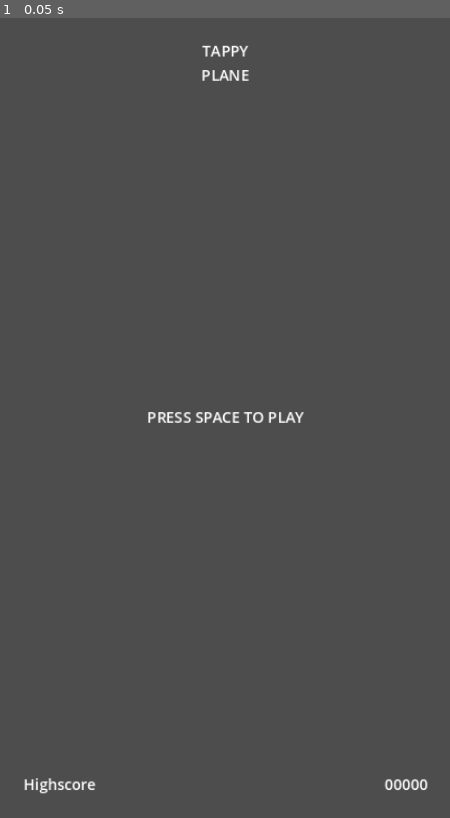
Above: before the commit, frame 1.
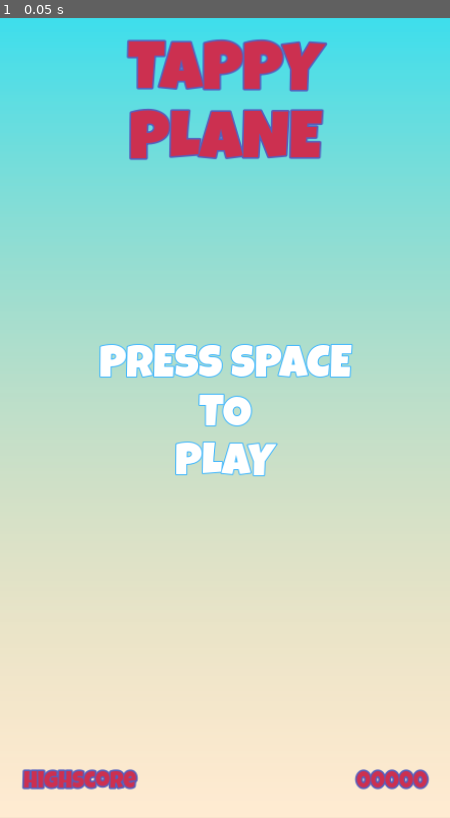
Above: after the commit, the same moment.

Repository: DMAlexander/Tappybird
Game: Godot game, scene res://scenes/main/main.tscn
Two runs of this game, one before a commit and one after it. Both use one fixed random seed, a clock stepped at 60 frames per second and the inputs below. This scene is started directly instead of the project's main scene.
Inputs:
- Up to frame 1 (0.05 s): no input

The runs differ from the first frame. In frame 1, 100% of the frame differs, in the area x 0-100%, y 0-100%.

Commit message:
Labels and Final look main scene

Diff:
--- /dev/null
+++ b/assets/LG_red_24.tres
@@ -0,0 +1,13 @@
+[gd_resource type="LabelSettings" load_steps=2 format=3 uid="uid://c31f5w0ywctrw"]
+
+[ext_resource type="FontFile" uid="uid://vai4kebcgwgl" path="res://assets/fonts/LuckiestGuy-Regular.ttf" id="1_non2g"]
+
+[resource]
+line_spacing = 1.0
+font = ExtResource("1_non2g")
+font_size = 24
+font_color = Color(0.8, 0.188235, 0.313726, 1)
+outline_size = 7
+outline_color = Color(0.333333, 0.372549, 0.741176, 1)
+shadow_size = 7
+shadow_color = Color(0.358837, 0.263353, 0.634398, 0)
--- /dev/null
+++ b/assets/LG_red_72.tres
@@ -0,0 +1,13 @@
+[gd_resource type="LabelSettings" load_steps=2 format=3 uid="uid://c7hpc544m7ywu"]
+
+[ext_resource type="FontFile" uid="uid://vai4kebcgwgl" path="res://assets/fonts/LuckiestGuy-Regular.ttf" id="1_1i753"]
+
+[resource]
+line_spacing = 1.0
+font = ExtResource("1_1i753")
+font_size = 72
+font_color = Color(0.8, 0.188235, 0.313726, 1)
+outline_size = 7
+outline_color = Color(0.333333, 0.372549, 0.741176, 1)
+shadow_size = 7
+shadow_color = Color(0.358837, 0.263353, 0.634398, 0)
--- /dev/null
+++ b/assets/LG_white_48.tres
@@ -0,0 +1,11 @@
+[gd_resource type="LabelSettings" load_steps=2 format=3 uid="uid://ch0jg87hllrao"]
+
+[ext_resource type="FontFile" uid="uid://vai4kebcgwgl" path="res://assets/fonts/LuckiestGuy-Regular.ttf" id="1_bs24v"]
+
+[resource]
+font = ExtResource("1_bs24v")
+font_size = 48
+outline_size = 4
+outline_color = Color(0.203922, 0.698039, 1, 1)
+shadow_size = 10
+shadow_offset = Vector2(3, 3)
--- a/scenes/main/main.tscn
+++ b/scenes/main/main.tscn
@@ -1,12 +1,67 @@
-[gd_scene format=3 uid="uid://bodxevmm4wdci"]
+[gd_scene load_steps=9 format=3 uid="uid://bodxevmm4wdci"]
+
+[ext_resource type="Texture2D" uid="uid://c147lusxrbqdm" path="res://assets/background/sky.png" id="1_mnkbc"]
+[ext_resource type="LabelSettings" uid="uid://c7hpc544m7ywu" path="res://assets/LG_red_72.tres" id="2_8eq5q"]
+[ext_resource type="LabelSettings" uid="uid://c31f5w0ywctrw" path="res://assets/LG_red_24.tres" id="3_037wi"]
+[ext_resource type="LabelSettings" uid="uid://ch0jg87hllrao" path="res://assets/LG_white_48.tres" id="3_iwg3d"]
+[ext_resource type="AudioStream" uid="uid://c7208fy2xe7cm" path="res://assets/audio/bgm_menu.mp3" id="5_13j0s"]
+
+[sub_resource type="Animation" id="Animation_8w5fh"]
+resource_name = "flash"
+loop_mode = 1
+step = 0.1
+tracks/0/type = "value"
+tracks/0/imported = false
+tracks/0/enabled = true
+tracks/0/path = NodePath("MarginContainer/SpaceLabel:self_modulate")
+tracks/0/interp = 1
+tracks/0/loop_wrap = true
+tracks/0/keys = {
+"times": PackedFloat32Array(0, 0.4, 0.6, 1),
+"transitions": PackedFloat32Array(1, 1, 1, 1),
+"update": 0,
+"values": [Color(1, 1, 1, 1), Color(1, 1, 1, 0), Color(1, 1, 1, 0), Color(1, 1, 1, 1)]
+}
+
+[sub_resource type="Animation" id="Animation_uljvv"]
+length = 0.001
+tracks/0/type = "value"
+tracks/0/imported = false
+tracks/0/enabled = true
+tracks/0/path = NodePath("MarginContainer/SpaceLabel:self_modulate")
+tracks/0/interp = 1
+tracks/0/loop_wrap = true
+tracks/0/keys = {
+"times": PackedFloat32Array(0),
+"transitions": PackedFloat32Array(1),
+"update": 0,
+"values": [Color(1, 1, 1, 1)]
+}
+
+[sub_resource type="AnimationLibrary" id="AnimationLibrary_1jr0h"]
+_data = {
+"RESET": SubResource("Animation_uljvv"),
+"flash": SubResource("Animation_8w5fh")
+}
 
 [node name="Main" type="Control"]
+self_modulate = Color(1, 1, 1, 0.513749)
 layout_mode = 3
 anchors_preset = 15
 anchor_right = 1.0
 anchor_bottom = 1.0
 grow_horizontal = 2
 grow_vertical = 2
+
+[node name="TextureRect" type="TextureRect" parent="."]
+layout_mode = 1
+anchors_preset = 15
+anchor_right = 1.0
+anchor_bottom = 1.0
+grow_horizontal = 2
+grow_vertical = 2
+texture = ExtResource("1_mnkbc")
+expand_mode = 1
 
 [node name="MarginContainer" type="MarginContainer" parent="."]
 layout_mode = 1
@@ -25,12 +80,16 @@
 size_flags_vertical = 0
 text = "TAPPY
 PLANE"
+label_settings = ExtResource("2_8eq5q")
 horizontal_alignment = 1
 vertical_alignment = 1
 
 [node name="SpaceLabel" type="Label" parent="MarginContainer"]
 layout_mode = 2
-text = "PRESS SPACE TO PLAY"
+text = "PRESS SPACE
+TO
+PLAY"
+label_settings = ExtResource("3_iwg3d")
 horizontal_alignment = 1
 vertical_alignment = 1
 
@@ -40,6 +99,7 @@
 size_flags_vertical = 8
 text = "Highscore
 "
+label_settings = ExtResource("3_037wi")
 horizontal_alignment = 1
 vertical_alignment = 1
 
@@ -48,5 +108,16 @@
 size_flags_horizontal = 8
 size_flags_vertical = 8
 text = "00000"
+label_settings = ExtResource("3_037wi")
 horizontal_alignment = 1
 vertical_alignment = 1
+
+[node name="AnimationPlayer" type="AnimationPlayer" parent="."]
+libraries = {
+"": SubResource("AnimationLibrary_1jr0h")
+}
+
+[node name="Music" type="AudioStreamPlayer" parent="."]
+stream = ExtResource("5_13j0s")
+volume_db = -22.435
+autoplay = true
Not shown, changed: assets/audio/bgm_menu.mp3.import
